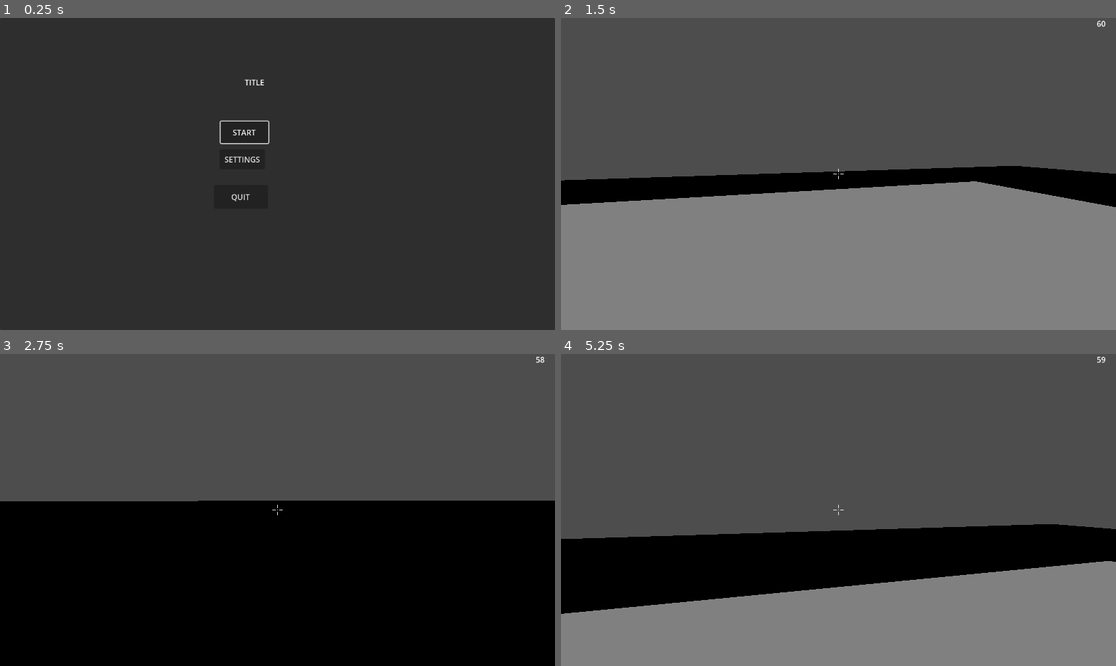
Above: before the commit, frames 1-4 (two rows, left to right).
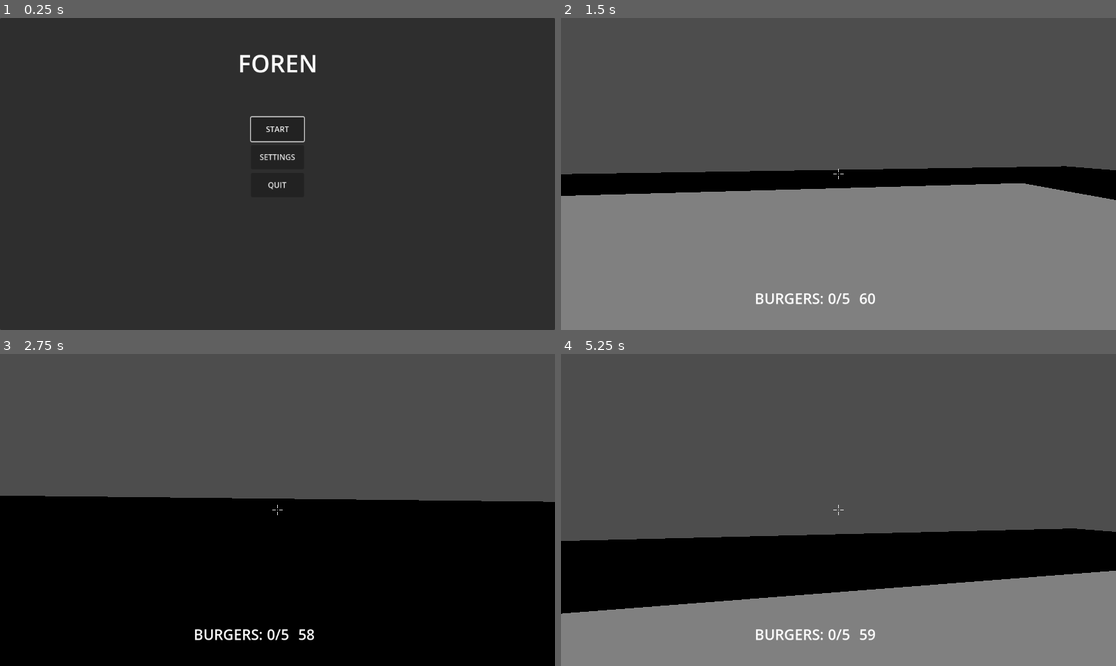
Above: after the commit, the same moments.

Repository: Gablinski/Foren
Game: Godot game, scene res://main_menu.tscn
Two runs of this game, one before a commit and one after it. Both use one fixed random seed, a clock stepped at 60 frames per second and the inputs below. The project has no main scene, so this scene is started directly.
Inputs (mouse positions are in pixels of both pictures, inside the frame that each line leads up to):
- Up to frame 1 (0.25 s): no input
- Up to frame 2 (1.5 s): click "START" at 0.5 s; tap Enter at 1.25 s; move the mouse to (866, 174) at 1.27 s; hold W (move_forward) from 1.28 s (still down); tap Q (dash) at 1.35 s
- Up to frame 3 (2.75 s): keep holding W (move_forward); tap Space (jump) at 1.52, 2.27 s; move the mouse to (249, 510) at 2.02 s; tap R (run) at 2.1 s
- Up to frame 4 (5.25 s): move the mouse to (849, 503) at 2.77 s; tap Q (dash) at 2.85, 5.1 s; release W (move_forward) at 3.5 s; click "restart" (after the commit: "RESTART") at 3.5 s; tap Space (jump) at 4.25, 4.52 s; move the mouse to (832, 516) at 4.27 s; hold W (move_forward) from 4.28 s (still down); tap R (run) at 4.35 s; move the mouse to (877, 513) at 5.02 s

The runs differ from the first frame. In frame 1, 0.9% of the frame differs, in the area x 39-57%, y 11-59%; in frame 2, 2.6%; in frame 3, 1.2%; in frame 4, 3.1%, in the area x 0-100%, y 0-92%.

Commit message:
menus and tung tung tung TTT TTT TTT 6767676767676

Diff:
--- a/hud.gd
+++ b/hud.gd
@@ -31,7 +31,7 @@
 #  BURGER COUNTER
 # ─────────────────────────────────────────────
 func _on_burger_count_changed(current: int, total: int) -> void:
-	burger_label.text = "Burgers: %d / %d" % [current, total]
+	burger_label.text = "BURGERS: %d/%d" % [current, total]
 	_pop_label(burger_label)
 
 
--- a/main_menu.tscn
+++ b/main_menu.tscn
@@ -18,33 +18,49 @@
 offset_bottom = 40.0
 
 [node name="TitleLabel" type="Label" parent="Panel" unique_id=2094737615]
-layout_mode = 0
-offset_left = 508.0
-offset_top = 122.0
-offset_right = 548.0
-offset_bottom = 145.0
-text = "TITLE"
+layout_mode = 1
+anchors_preset = 5
+anchor_left = 0.5
+anchor_right = 0.5
+offset_left = -82.5
+offset_top = 59.0
+offset_right = 82.5
+offset_bottom = 128.0
+grow_horizontal = 2
+theme_override_font_sizes/font_size = 50
+text = "FOREN"
 
 [node name="StartButton" type="Button" parent="Panel" unique_id=800574051]
-layout_mode = 0
-offset_left = 458.0
-offset_top = 215.0
-offset_right = 557.0
-offset_bottom = 260.0
+layout_mode = 1
+anchors_preset = 5
+anchor_left = 0.5
+anchor_right = 0.5
+offset_left = -55.0
+offset_top = 206.0
+offset_right = 55.0
+offset_bottom = 256.0
+grow_horizontal = 2
 text = "START"
 
 [node name="SettingsButton" type="Button" parent="Panel" unique_id=174609315]
 layout_mode = 0
-offset_left = 456.0
-offset_top = 273.0
-offset_right = 550.0
+offset_left = 521.0
+offset_top = 264.0
+offset_right = 631.0
 offset_bottom = 314.0
 text = "SETTINGS"
 
 [node name="QuitButton" type="Button" parent="Panel" unique_id=1280882278]
-layout_mode = 0
-offset_left = 444.0
-offset_top = 347.0
-offset_right = 556.0
-offset_bottom = 396.0
+layout_mode = 1
+anchors_preset = 8
+anchor_left = 0.5
+anchor_top = 0.5
+anchor_right = 0.5
+anchor_bottom = 0.5
+offset_left = -55.0
+offset_top = -2.0
+offset_right = 55.0
+offset_bottom = 48.0
+grow_horizontal = 2
+grow_vertical = 2
 text = "QUIT"
--- a/node_3d.tscn
+++ b/node_3d.tscn
@@ -66,30 +66,42 @@
 script = ExtResource("6_wc5p8")
 
 [node name="BurgerCounter" type="Label" parent="HUD" unique_id=1315027889]
-offset_right = 40.0
-offset_bottom = 23.0
+anchors_preset = 7
+anchor_left = 0.5
+anchor_top = 1.0
+anchor_right = 0.5
+anchor_bottom = 1.0
+offset_left = -174.0
+offset_top = -87.0
+offset_right = 24.0
+grow_horizontal = 2
+grow_vertical = 0
+theme_override_font_sizes/font_size = 30
+text = "BURGERS: 0/5
+"
 
 [node name="TimerLabel" type="Label" parent="HUD" unique_id=1987531519]
-anchors_preset = 1
-anchor_left = 1.0
-anchor_right = 1.0
-offset_left = -40.0
-offset_bottom = 23.0
-grow_horizontal = 0
+anchors_preset = 7
+anchor_left = 0.5
+anchor_top = 1.0
+anchor_right = 0.5
+anchor_bottom = 1.0
+offset_left = 43.0
+offset_top = -87.0
+offset_right = 94.0
+offset_bottom = -45.0
+grow_horizontal = 2
+grow_vertical = 0
+theme_override_font_sizes/font_size = 30
+text = "TTT"
 
 [node name="WinLoseGreen" type="CanvasLayer" parent="." unique_id=42042863]
 script = ExtResource("7_jsk3o")
 
 [node name="Panel" type="Panel" parent="WinLoseGreen" unique_id=272343350]
-anchors_preset = 8
-anchor_left = 0.5
-anchor_top = 0.5
-anchor_right = 0.5
-anchor_bottom = 0.5
-offset_left = -200.0
-offset_top = -125.0
-offset_right = 200.0
-offset_bottom = 125.0
+anchors_preset = 15
+anchor_right = 1.0
+anchor_bottom = 1.0
 grow_horizontal = 2
 grow_vertical = 2
 
@@ -101,36 +113,60 @@
 offset_bottom = -73.0
 
 [node name="TitleLabel" type="Label" parent="WinLoseGreen/Panel" unique_id=1067900973]
-layout_mode = 0
-offset_left = 141.0
-offset_top = 73.0
-offset_right = 181.0
-offset_bottom = 96.0
-text = "???"
+layout_mode = 1
+anchors_preset = 5
+anchor_left = 0.5
+anchor_right = 0.5
+offset_left = -100.0
+offset_top = 146.0
+offset_right = 100.0
+offset_bottom = 215.0
+grow_horizontal = 2
+theme_override_font_sizes/font_size = 50
+text = "you lose"
 
 [node name="SubLabel" type="Label" parent="WinLoseGreen/Panel" unique_id=295846634]
-layout_mode = 0
-offset_left = 135.0
-offset_top = 51.0
-offset_right = 189.0
-offset_bottom = 74.0
-text = "??"
+layout_mode = 1
+anchors_preset = 5
+anchor_left = 0.5
+anchor_right = 0.5
+offset_left = -31.0
+offset_top = 230.0
+offset_right = -12.0
+offset_bottom = 253.0
+grow_horizontal = 2
+text = ":D"
 
 [node name="RestartButton" type="Button" parent="WinLoseGreen/Panel" unique_id=1150224423]
-layout_mode = 0
-offset_left = 140.0
-offset_top = 98.0
-offset_right = 213.0
-offset_bottom = 124.0
-text = "restart"
+layout_mode = 1
+anchors_preset = 8
+anchor_left = 0.5
+anchor_top = 0.5
+anchor_right = 0.5
+anchor_bottom = 0.5
+offset_left = -55.0
+offset_top = -25.0
+offset_right = 55.0
+offset_bottom = 25.0
+grow_horizontal = 2
+grow_vertical = 2
+text = "RESTART"
+metadata/_edit_use_anchors_ = true
 
 [node name="QuitButton" type="Button" parent="WinLoseGreen/Panel" unique_id=1805276859]
-layout_mode = 0
-offset_left = 136.0
-offset_top = 134.0
-offset_right = 191.0
-offset_bottom = 157.0
-text = "quit"
+layout_mode = 1
+anchors_preset = 8
+anchor_left = 0.5
+anchor_top = 0.5
+anchor_right = 0.5
+anchor_bottom = 0.5
+offset_left = -55.0
+offset_top = 31.0
+offset_right = 55.0
+offset_bottom = 81.0
+grow_horizontal = 2
+grow_vertical = 2
+text = "QUIT"
 
 [node name="PauseMenu" type="CanvasLayer" parent="." unique_id=2012220508]
 process_mode = 3
@@ -154,38 +190,64 @@
 offset_bottom = 126.0
 
 [node name="TitleLabel" type="Label" parent="PauseMenu/Panel" unique_id=2044333605]
-layout_mode = 0
-offset_left = 562.0
-offset_top = 227.0
-offset_right = 625.0
-offset_bottom = 250.0
-text = "???"
+layout_mode = 1
+anchors_preset = 5
+anchor_left = 0.5
+anchor_right = 0.5
+offset_left = -146.5
+offset_top = 101.0
+offset_right = 146.5
+offset_bottom = 170.0
+grow_horizontal = 2
+theme_override_font_sizes/font_size = 50
+text = "Game Menu"
 horizontal_alignment = 1
 vertical_alignment = 1
 
 [node name="ResumeButton" type="Button" parent="PauseMenu/Panel" unique_id=298917195]
-layout_mode = 0
-offset_left = 538.0
-offset_top = 295.0
-offset_right = 643.0
-offset_bottom = 324.0
-text = "RESUME"
+layout_mode = 1
+anchors_preset = 8
+anchor_left = 0.5
+anchor_top = 0.5
+anchor_right = 0.5
+anchor_bottom = 0.5
+offset_left = -77.5
+offset_top = -22.5
+offset_right = 77.5
+offset_bottom = 22.5
+grow_horizontal = 2
+grow_vertical = 2
+text = "RESUME GAME"
 
 [node name="RestartButton" type="Button" parent="PauseMenu/Panel" unique_id=1586076812]
-layout_mode = 0
-offset_left = 528.0
-offset_top = 247.0
-offset_right = 610.0
-offset_bottom = 278.0
+layout_mode = 1
+anchors_preset = 8
+anchor_left = 0.5
+anchor_top = 0.5
+anchor_right = 0.5
+anchor_bottom = 0.5
+offset_left = -77.5
+offset_top = -72.0
+offset_right = 77.5
+offset_bottom = -27.0
+grow_horizontal = 2
+grow_vertical = 2
 text = "RESTART"
 
 [node name="QuitButton" type="Button" parent="PauseMenu/Panel" unique_id=648960005]
-layout_mode = 0
-offset_left = 523.0
-offset_top = 345.0
-offset_right = 578.0
-offset_bottom = 368.0
-text = "Quit to main menu
+layout_mode = 1
+anchors_preset = 8
+anchor_left = 0.5
+anchor_top = 0.5
+anchor_right = 0.5
+anchor_bottom = 0.5
+offset_left = -77.5
+offset_top = 28.0
+offset_right = 77.5
+offset_bottom = 73.0
+grow_horizontal = 2
+grow_vertical = 2
+text = "QUIT TO TITLE
 "
 
 [node name="WinZone" type="Area3D" parent="." unique_id=1546917394 groups=["win_zone"]]
--- a/settings_menu.tscn
+++ b/settings_menu.tscn
@@ -6,21 +6,39 @@
 script = ExtResource("1_ufg0w")
 
 [node name="Panel" type="Panel" parent="." unique_id=2044406538]
-offset_right = 982.0
-offset_bottom = 575.0
+anchors_preset = 15
+anchor_right = 1.0
+anchor_bottom = 1.0
+grow_horizontal = 2
+grow_vertical = 2
 
 [node name="SettingsLabel" type="Label" parent="Panel" unique_id=1239178212]
-layout_mode = 0
-offset_left = 519.0
-offset_top = 243.0
-offset_right = 567.0
-offset_bottom = 266.0
-text = "TABLE"
+layout_mode = 1
+anchors_preset = 8
+anchor_left = 0.5
+anchor_top = 0.5
+anchor_right = 0.5
+anchor_bottom = 0.5
+offset_left = -24.0
+offset_top = -47.5
+offset_right = 24.0
+offset_bottom = -24.5
+grow_horizontal = 2
+grow_vertical = 2
+text = "no settings
+         :)"
 
 [node name="BackButton" type="Button" parent="Panel" unique_id=2050959279]
-layout_mode = 0
-offset_left = 709.0
-offset_top = 353.0
-offset_right = 842.0
-offset_bottom = 412.0
+layout_mode = 1
+anchors_preset = 3
+anchor_left = 1.0
+anchor_top = 1.0
+anchor_right = 1.0
+anchor_bottom = 1.0
+offset_left = -115.0
+offset_top = -55.0
+offset_right = -5.0
+offset_bottom = -5.0
+grow_horizontal = 0
+grow_vertical = 0
 text = "BACK"
Binary file added: zrzi7i5t9bze1.jpeg
Not shown, added: zrzi7i5t9bze1.jpeg.import
